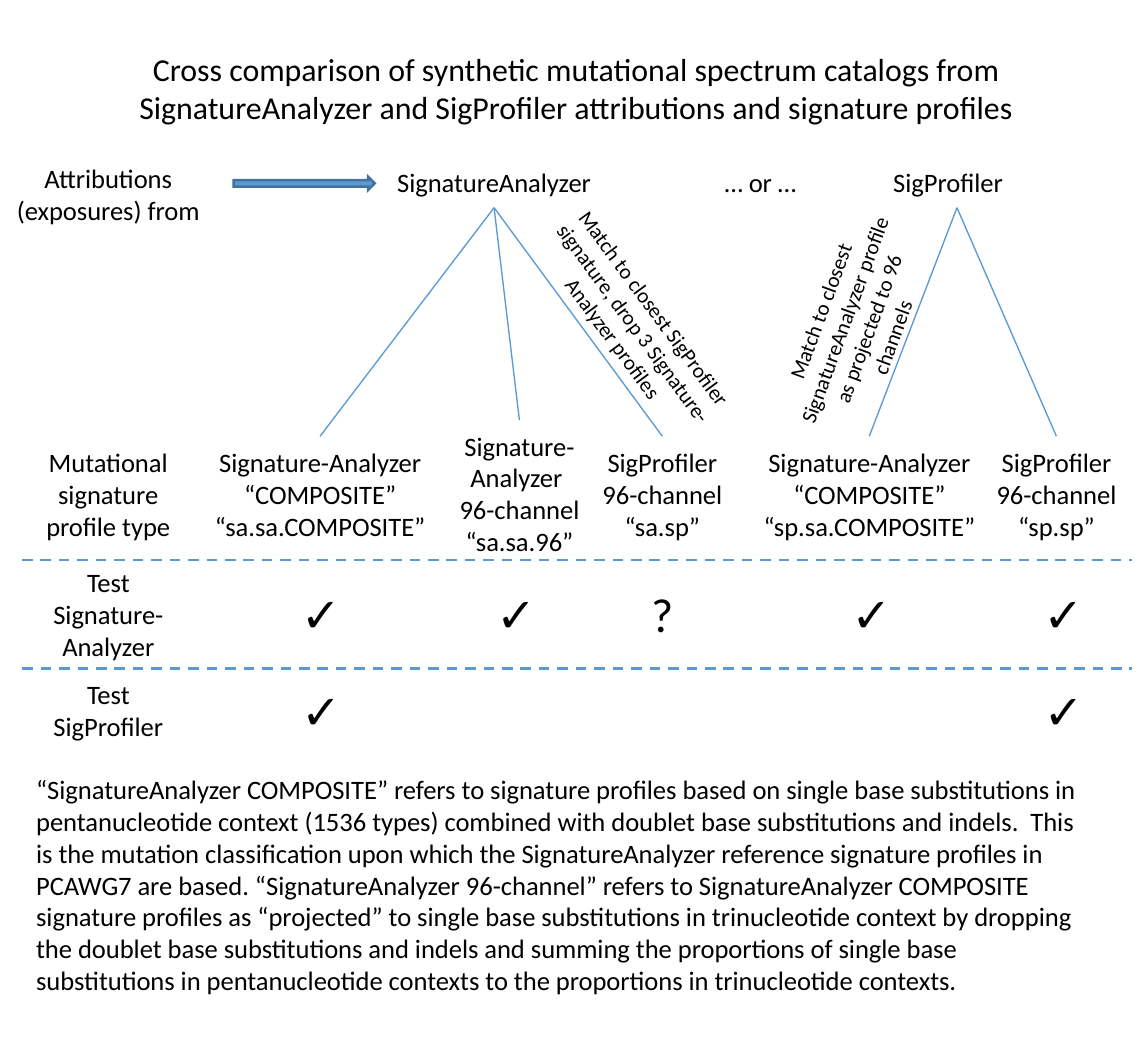
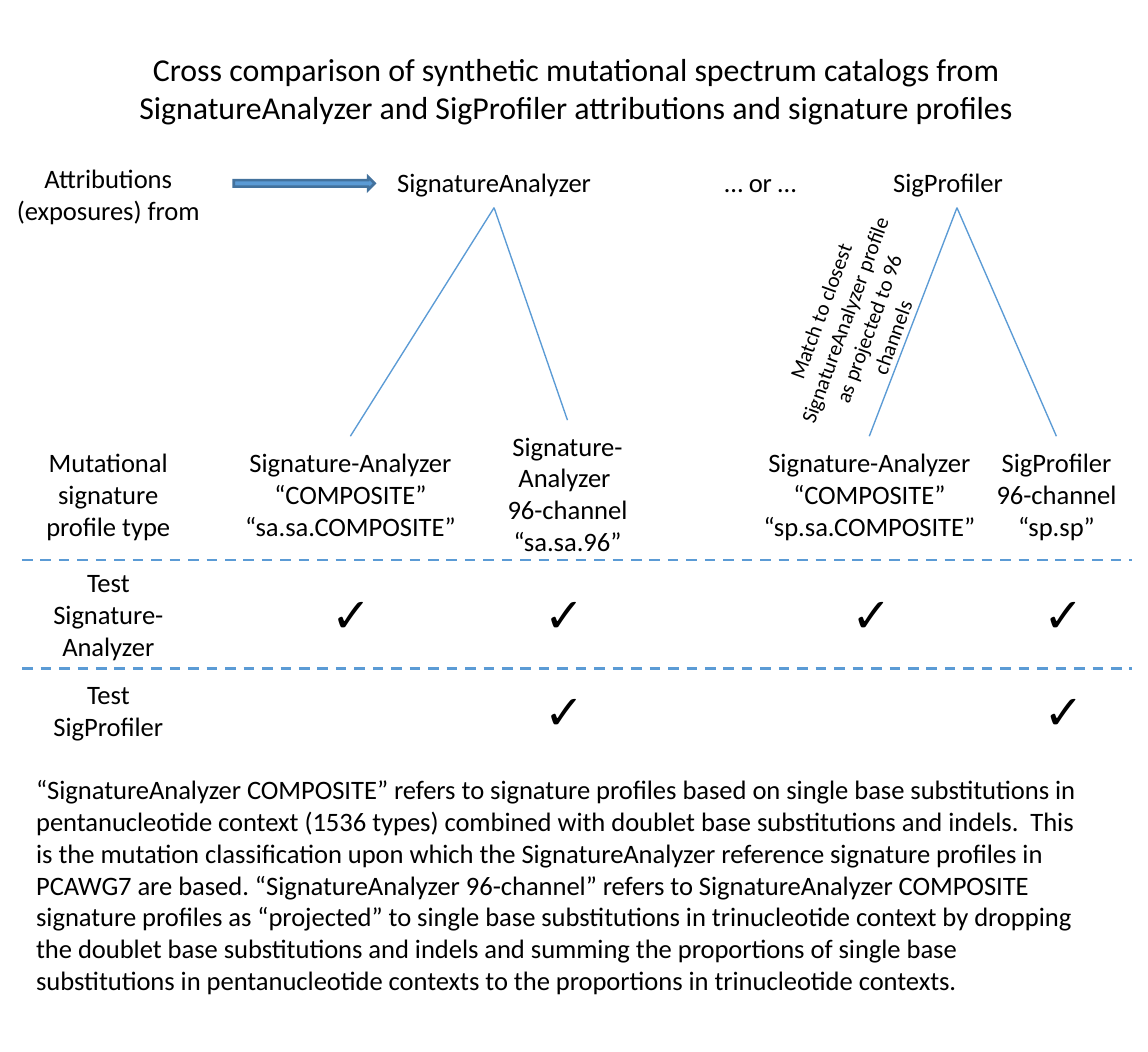
Before and after one commit to steverozen/SynSig, a slide deck: slide 1 of vignettes/signature-analyzer-sigprofiler-cross-comparision.pptx. Drawn at 1148x1052 pixels with LibreOffice and Linux fonts; fonts in the diff are those of the drawing. Boxes give left, top, right and bottom in pixels: in the first picture for what was removed or moved away, otherwise in the second. Text is boxed around its words. In the diff, an @@ line names an element or a change of style, - is before the commit and + after.

Commit message:
updated SigProf / SigAnalyzer cross comparison ppt

```diff
--- a/vignettes/signature-analyzer-sigprofiler-cross-comparision.pptx
+++ b/vignettes/signature-analyzer-sigprofiler-cross-comparision.pptx
@@ line moved from (494, 209) - (320, 436) to (494, 209) - (350, 436) @@
@@ line moved from (494, 209) - (519, 421) to (494, 209) - (568, 421) @@
@@ line removed from (494, 209) to (662, 436) @@
@@ text "Signature-Analyzer “COMPOSITE”" moved from (x1=215, y1=453, x2=425, y2=537) to (x1=245, y1=453, x2=455, y2=537) @@
@@ text "Signature-" moved from (x1=460, y1=437, x2=580, y2=552) to (x1=508, y1=437, x2=628, y2=552) @@
@@ text removed at (x1=602, y1=453, x2=722, y2=541) @@
-SigProfiler
-96-channel
-“sa.sp”
@@ text "✓" moved from (x1=281, y1=576, x2=358, y2=652) to (x1=312, y1=576, x2=388, y2=652) @@
@@ text "✓" moved from (x1=478, y1=576, x2=555, y2=652) to (x1=526, y1=576, x2=603, y2=652) @@
@@ text removed at (x1=633, y1=576, x2=695, y2=652) @@
-?
@@ text "✓" moved from (x1=283, y1=672, x2=360, y2=748) to (x1=526, y1=672, x2=603, y2=748) @@
```
Also in this commit, not shown: 2 other files.
